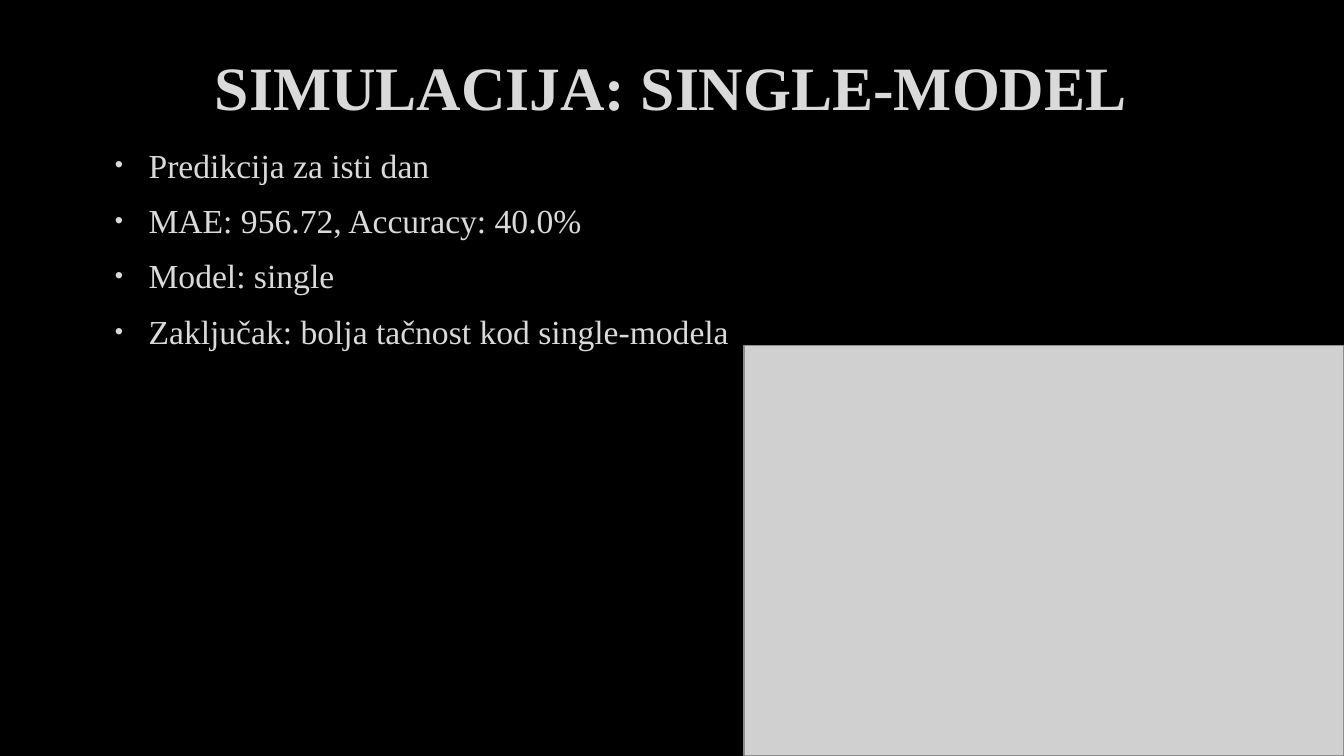
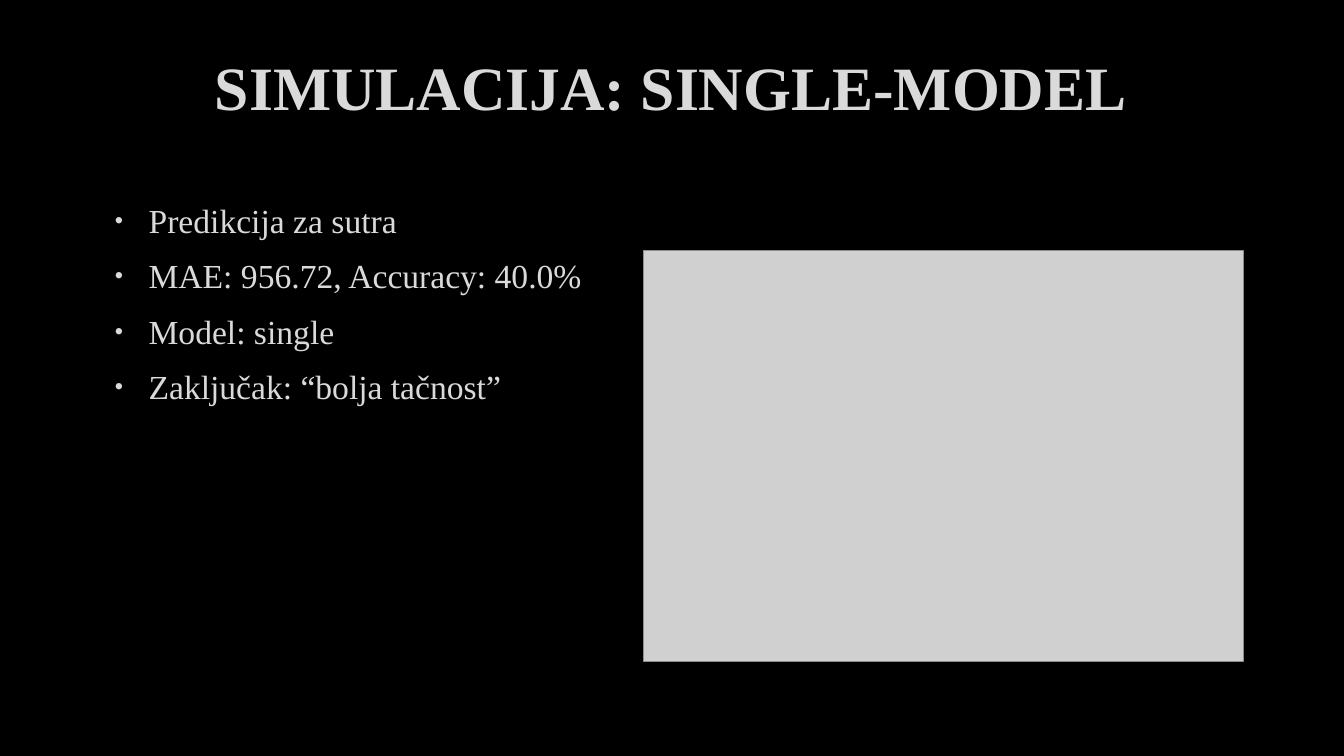
Before and after one commit to Vukasin211/AccountantAI, a slide deck: slide 7 of Izvestaj/Pametni sistem za praćenje i optimizaciju budžeta.pptx (slide 8 before the commit). Drawn at 1344x756 pixels with LibreOffice and Linux fonts; fonts in the diff are those of the drawing; grey boxes stand for pictures; background and template pictures are left out. Boxes give left, top, right and bottom in pixels: in the first picture for what was removed or moved away, otherwise in the second. Text is boxed around its words. In the diff, an @@ line names an element or a change of style, - is before the commit and + after.

```diff
--- a/Izvestaj/Pametni sistem za praćenje i optimizaciju budžeta.pptx
+++ b/Izvestaj/Pametni sistem za praćenje i optimizaciju budžeta.pptx
@@ text at <box>149,209,396,240</box>: text changed @@
-• Predikcija za isti dan
+• Predikcija za sutra
@@ picture: place and size @@
-picture at <box>744,346,1344,756</box>
+picture at <box>643,251,1243,661</box>
@@ text at <box>149,375,501,406</box>: text changed @@
-• Zaključak: bolja tačnost kod single-modela
+• Zaključak: “bolja tačnost”
```
Also in this commit, not shown: 8 other slides changed, 3 slides added, 4 slides removed, 8 other files.
